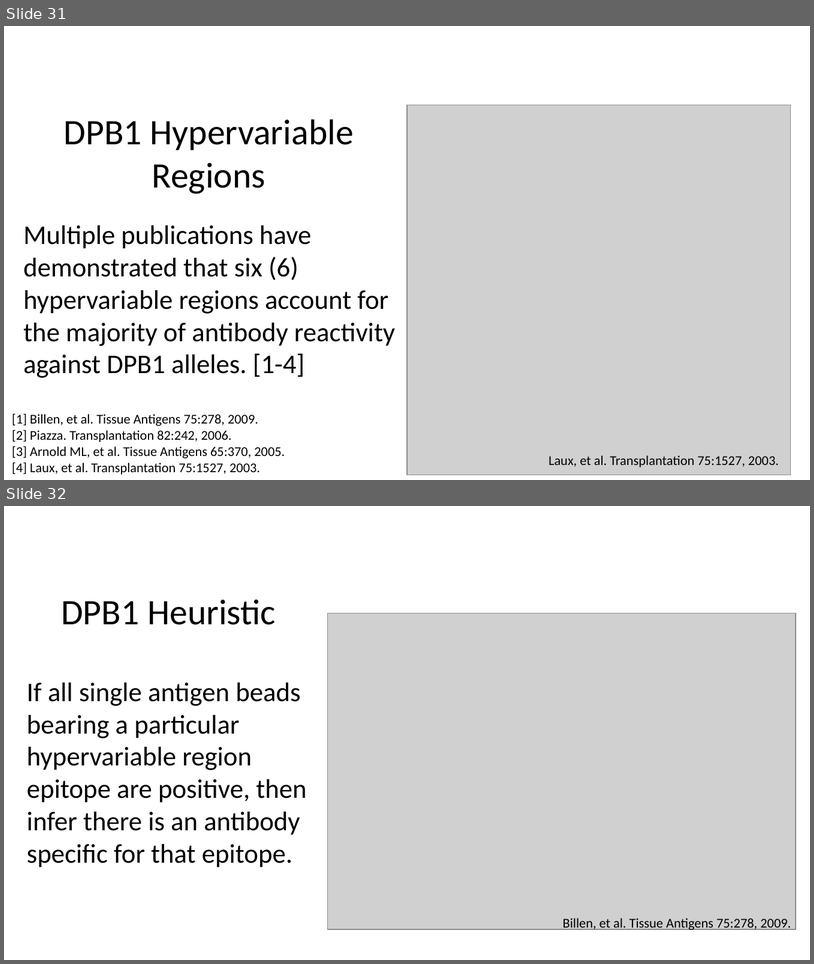
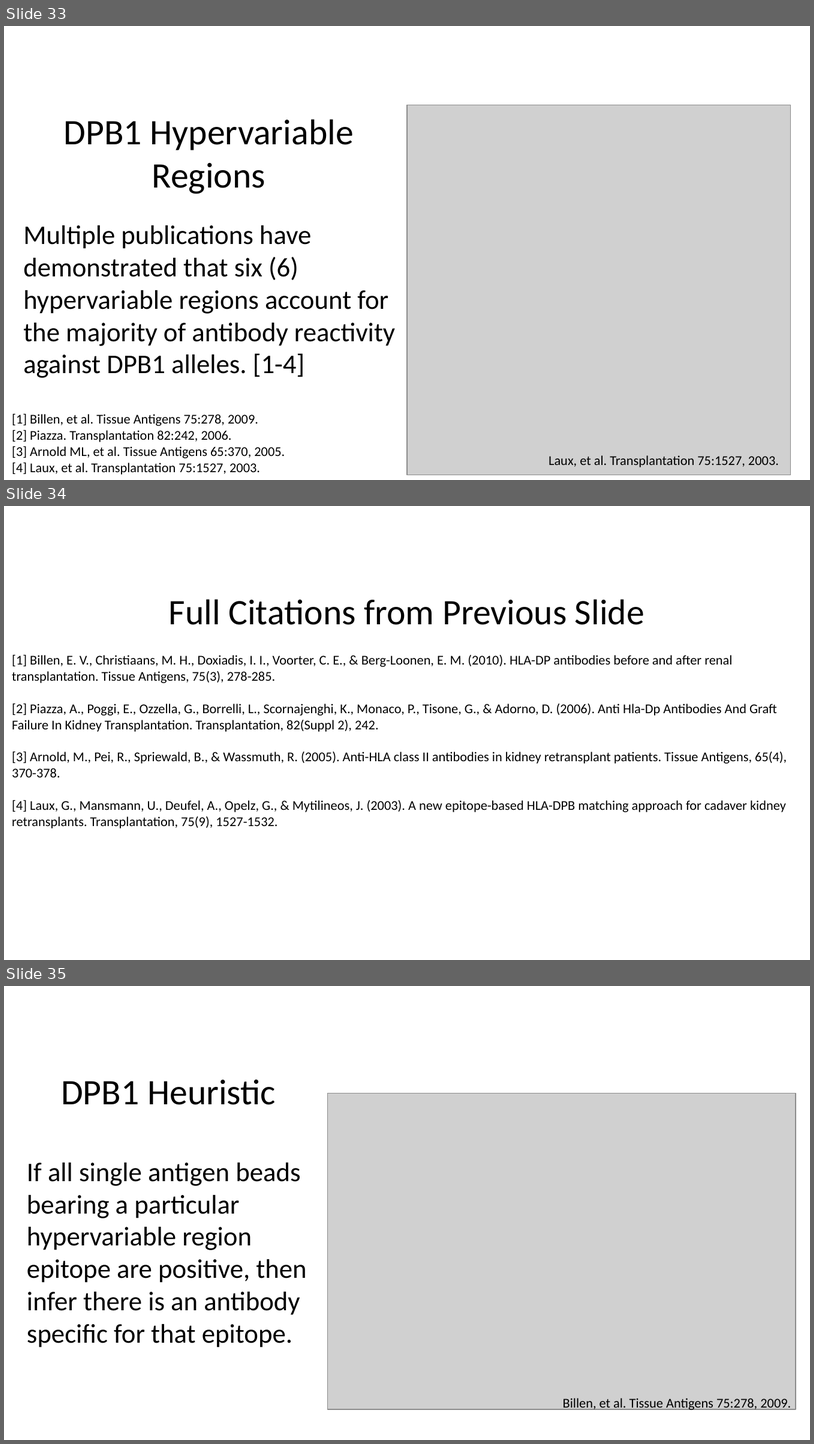
Before and after one commit to ghsmith/hladpb1, a slide deck: Hot_Topic_Analytics_and_Algorithms_Web_Based_Clinical_Decision_Support.pptx. Shown one above the other, each under a label of ours: slides 31 and 32 before the commit, slides 33, 34 and 35 after it. The pictures are 814x964 and 814x1444 pixels, drawn with LibreOffice and Linux fonts; fonts in the diff are those of the drawing; grey boxes stand for pictures; background and template pictures are left out. Boxes give left, top, right and bottom in pixels: in the first picture for what was removed or moved away, otherwise in the second. Text is boxed around its words. In the diff, an @@ line names an element or a change of style, - is before the commit and + after.

```diff
--- a/Hot_Topic_Analytics_and_Algorithms_Web_Based_Clinical_Decision_Support.pptx
+++ b/Hot_Topic_Analytics_and_Algorithms_Web_Based_Clinical_Decision_Support.pptx
@@ slide 34 added at (4, 506, 810, 960), background picture (left out) @@
@@ text added at (169, 599, 645, 625), 32 pt, text #000000 @@
+Full Citations from Previous Slide
@@ text added at (12, 654, 787, 828), 12 pt, text #000000 @@
+[1] Billen, E. V., Christiaans, M. H., Doxiadis, I. I., Voorter, C. E., & Berg-Loonen, E. M. (2010). HLA-DP antibodies before and after renal transplantation. Tissue Antigens, 75(3), 278-285.
+[2] Piazza, A., Poggi, E., Ozzella, G., Borrelli, L., Scornajenghi, K., Monaco, P., Tisone, G., & Adorno, D. (2006). Anti Hla-Dp Antibodies And Graft Failure In Kidney Transplantation. Transplantation, 82(Suppl 2), 242.
+[3] Arnold, M., Pei, R., Spriewald, B., & Wassmuth, R. (2005). Anti-HLA class II antibodies in kidney retransplant patients. Tissue Antigens, 65(4), 370-378.
+[4] Laux, G., Mansmann, U., Deufel, A., Opelz, G., & Mytilineos, J. (2003). A new epitope-based HLA-DPB matching approach for cadaver kidney retransplants. Transplantation, 75(9), 1527-1532.
@@ what was slide 31 is now slide 33 @@
@@ what was slide 32 is now slide 35 @@
```
Also in this commit, not shown: 2 slides changed, 9 other slides added.
